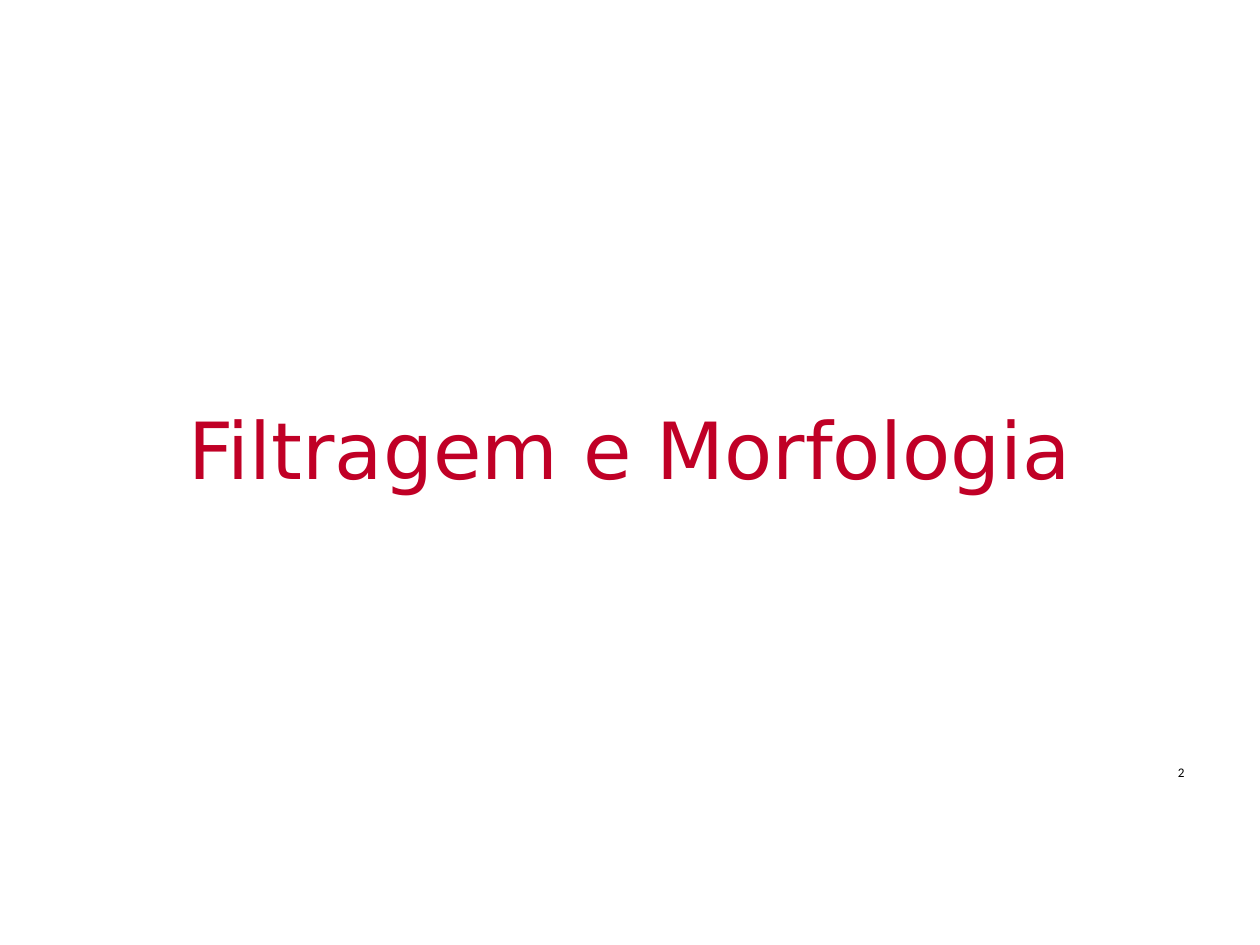
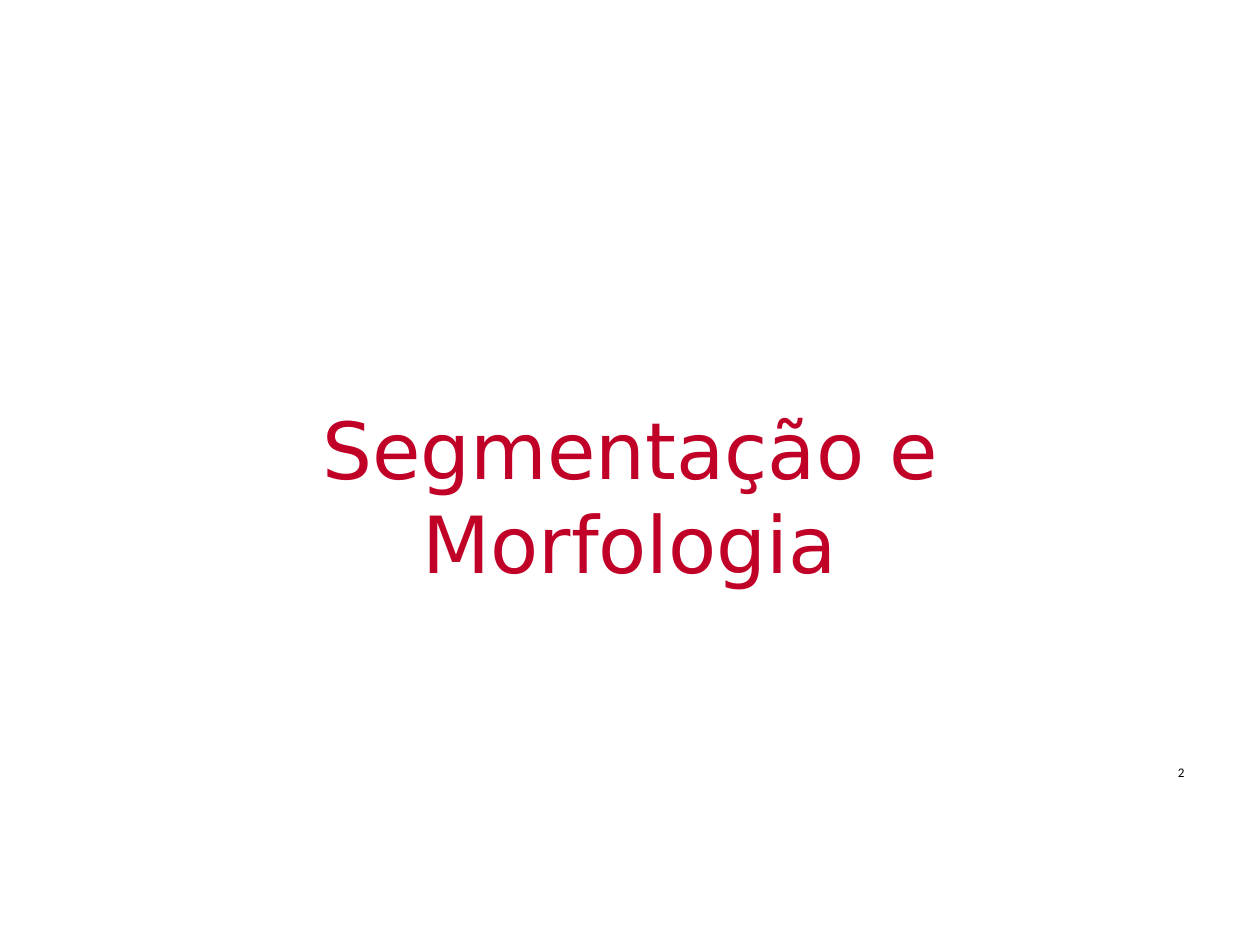
Before and after one commit to Insper/robotica-computacional, a slide deck: slide 2 of docs/modulos/02-modelo-de-camera/slides.pptx. Drawn at 1260x945 pixels with LibreOffice and Linux fonts; fonts in the diff are those of the drawing; background and template pictures are left out. Boxes give left, top, right and bottom in pixels: in the first picture for what was removed or moved away, otherwise in the second. Text is boxed around its words. In the diff, an @@ line names an element or a change of style, - is before the commit and + after.

```diff
--- a/docs/modulos/02-modelo-de-camera/slides.pptx
+++ b/docs/modulos/02-modelo-de-camera/slides.pptx
@@ title at (x1=322, y1=417, x2=937, y2=590): text changed @@
-Filtragem e Morfologia
+Segmentação e Morfologia
```
Also in this commit, not shown: 3 other slides changed, 1 other file.
